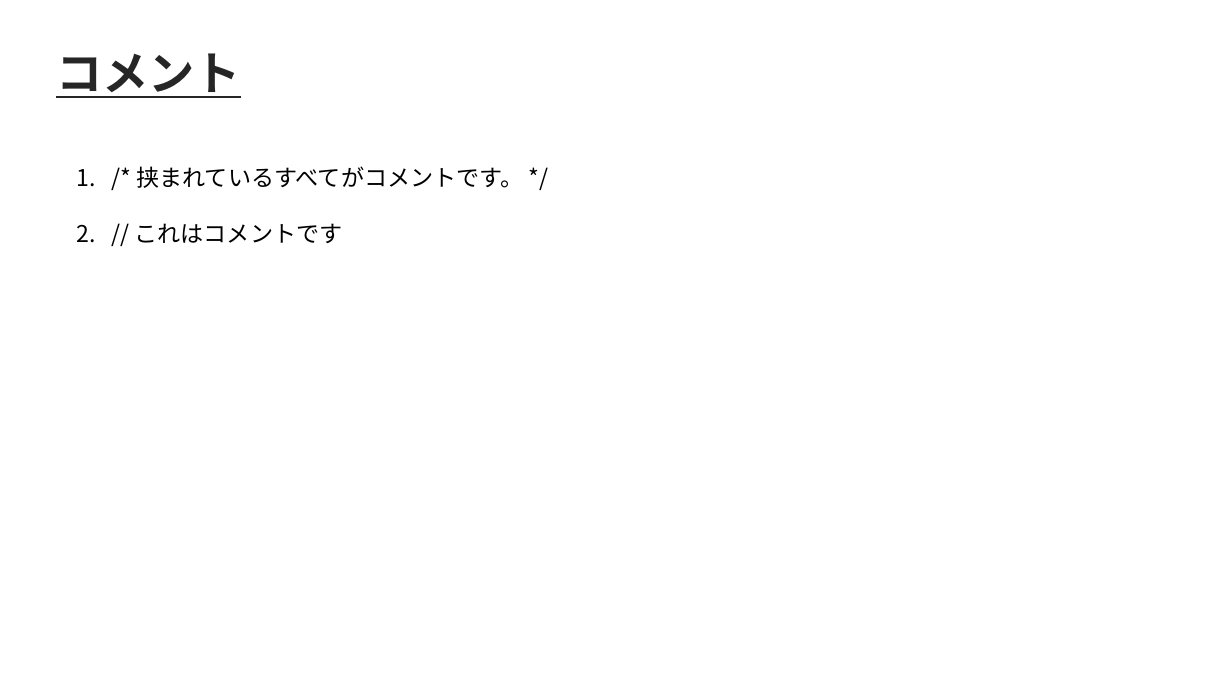
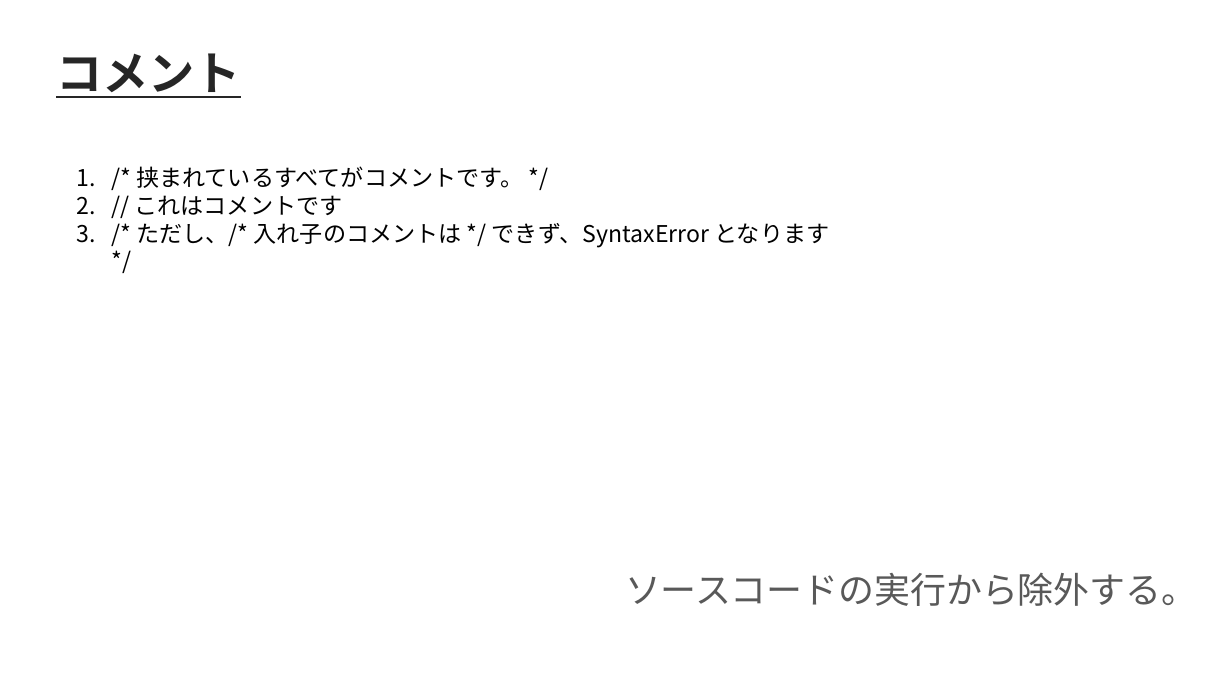
Before and after one commit to gassyou/javascript-course, a slide deck: slide 16 of 01.basic/day1/day01.pptx (slide 15 before the commit). Drawn at 1232x693 pixels with LibreOffice and Linux fonts; fonts in the diff are those of the drawing. Boxes give left, top, right and bottom in pixels: in the first picture for what was removed or moved away, otherwise in the second. Text is boxed around its words. In the diff, an @@ line names an element or a change of style, - is before the commit and + after.

```diff
--- a/01.basic/day1/day01.pptx
+++ b/01.basic/day1/day01.pptx
@@ text at <box>136,223,830,247</box>: paragraph added @@
+3. /* ただし、/* 入れ子のコメントは */ できず、SyntaxError となります */
@@ text added at <box>625,573,1197,606</box>, 28 pt, text #595959 @@
+ソースコードの実行から除外する。
```
Also in this commit, not shown: 5 other slides changed, 1 slide added, 10 other files.
